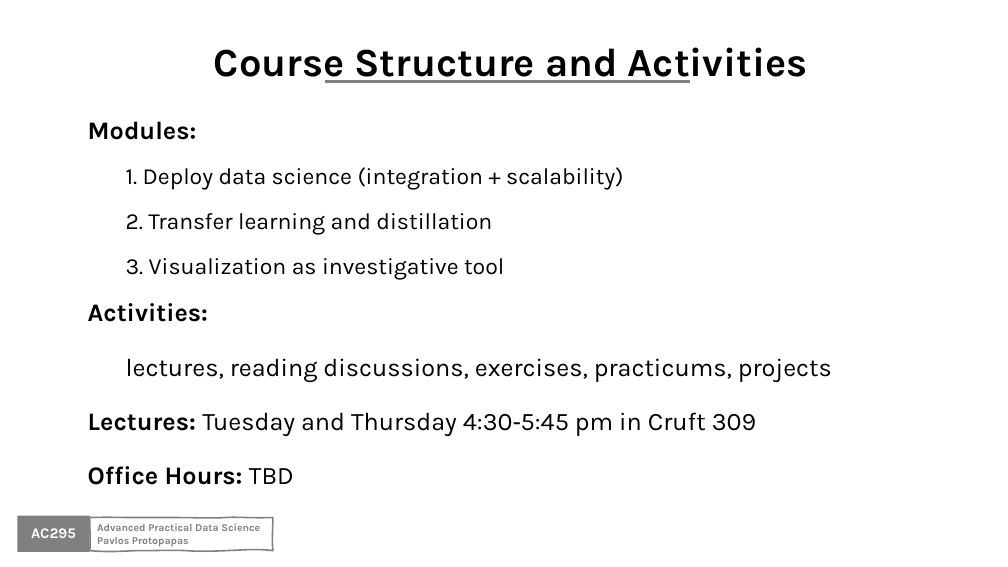
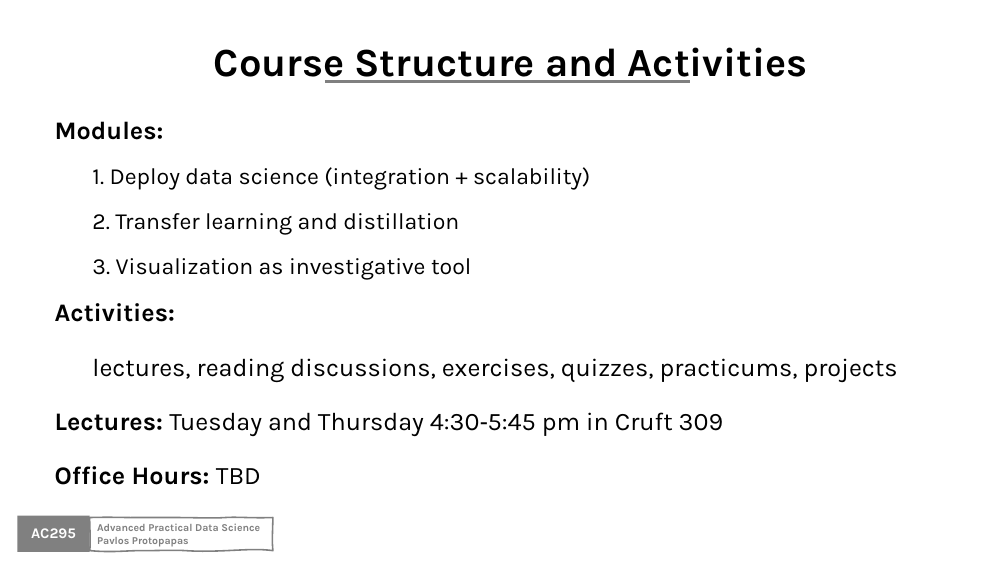
Before and after one commit to Harvard-IACS/2020-AC295, a slide deck: slide 13 of content/lectures/lecture1/presentation/lecture1.pptx (slide 12 before the commit). Drawn at 1008x567 pixels with LibreOffice and Linux fonts; fonts in the diff are those of the drawing; background and template pictures are left out. Boxes give left, top, right and bottom in pixels: in the first picture for what was removed or moved away, otherwise in the second. Text is boxed around its words. In the diff, an @@ line names an element or a change of style, - is before the commit and + after.

```diff
--- a/content/lectures/lecture1/presentation/lecture1.pptx
+++ b/content/lectures/lecture1/presentation/lecture1.pptx
@@ text "Modules:": place and size @@
-text "Modules:" at (88, 121, 832, 436)
+text "Modules:" at (55, 121, 898, 436)
@@ text at (92, 358, 898, 382): text changed @@
-lectures, reading discussions, exercises, practicums, projects
+lectures, reading discussions, exercises, quizzes, practicums, projects
```
Also in this commit, not shown: 9 other slides changed, 1 slide added, 5 other files.
